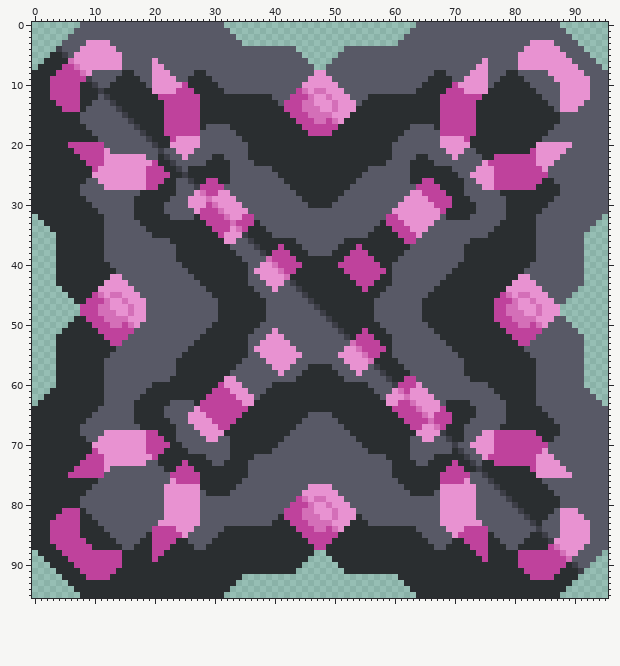
Two states of a sprite sheet, assets/sprites/blocks/core/Psy Cores/core-warden.png. The picture above was drawn from the file before the commit.
The file is 96x96 pixels.
After the commit:
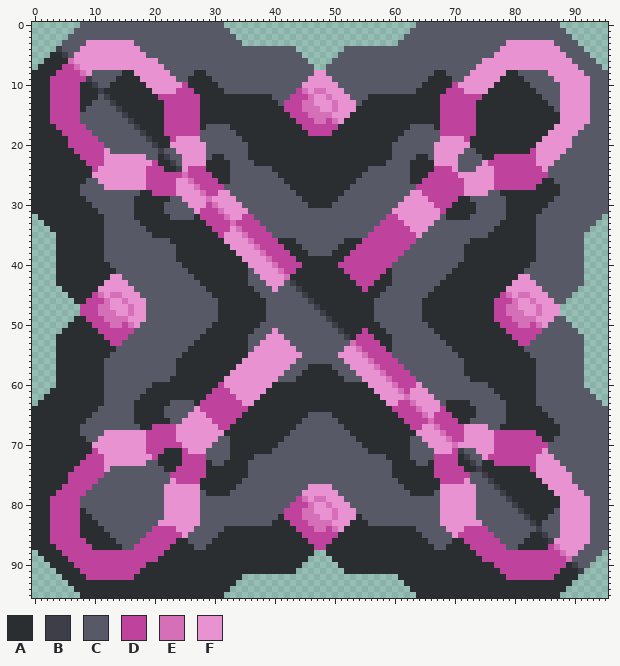
Palette (. is transparent): A #2a2e30  B #3d3e47  C #585966  D #bf429c  E #d46fb8  F #e892d1
Edits made:
Changed rows in their new state; - is an unchanged pixel.
first column x 3:
 3 ----------FFFF--------------------------------------------------------------FFFF----------
 4 -----------FFFF------------------------------------------------------------FFFF-----------
 5 ------------FFFF----------------------------------------------------------FFFF------------
 6 ------------FFFFF--------------------------------------------------------FFFFF------------
 7 ------------FFFFF--------------------------------------------------------FFFFF------------
 8 --------------FFF--------------------------------------------------------FFF--------------
 9 ---------------FF--------------------------------------------------------FF---------------
10 ----------------F--------------------------------------------------------F----------------
13 D----------------------------------------------------------------------------------------F
14 DD--------------------------------------------------------------------------------------FF
15 DDDDD--------------------------------------------------------------------------------FFFFF
16 DDDDD--------------------------------------------------------------------------------FFFFF
17 -DDDDD------------------------------------------------------------------------------FFFFF-
18 --DDDDD----------------------------------------------------------------------------FFFFF--
19 ---DDDDD--------------------------------------------------------------------------FFFFF---
20 -------------------------F--------------------------------------F-------------------------
21 ------------------------FF--------------------------------------FF------------------------
22 -----------------------FFF--------------------------------------FFF-----------------------
23 ----------------------FFFF--------------------------------------FFFF----------------------
24 ----------------------FDDD--------------------------------------DDDF----------------------
25 --------------------DDEDDDD------------------------------------DDDDDFF--------------------
26 -------------------DDFFEDD--------------------------------------DDDDDFF-------------------
27 ------------------DDDFFFE----------------------------------------DDDDFFF------------------
28 -----------------DDDDFFF------------------------------------------DDDFFFF-----------------
29 ----------------------F--------------------------------------------D----------------------
first column x 33:
33 ----D--------------------D----
34 ---DDD------------------DDD---
35 --EDDDD----------------DDDDD--
36 -FFEDDDD--------------DDDDDDD-
37 FFFFEDDD--------------DDDDDDDD
38 -FFFFED----------------DDDDDD-
39 --FFFF------------------DDDD--
40 ---FF--------------------DD---
first column x 33:
55 ---FF--------------------DD---
56 --FFFF------------------DDDD--
57 -FFFFFF----------------FEDDDD-
58 FFFFFFFF--------------FFFEDDDD
59 -FFFFFFF--------------FFFFEDD-
60 --FFFFF----------------FFFFE--
61 ---FFF------------------FFF---
62 ----F--------------------F----
first column x 3:
66 ----------------------F--------------------------------------------D----------------------
67 -----------------DDDDFFF------------------------------------------DDDFFFF-----------------
68 ------------------DDDFFFF----------------------------------------EDDDFFF------------------
69 -------------------DDFFFFF--------------------------------------FFEDDFF-------------------
70 --------------------DDFFFFF------------------------------------FFFFEFF--------------------
71 ----------------------DFFF--------------------------------------FFFD----------------------
72 ----------------------DDDD--------------------------------------DDDD----------------------
73 -----------------------DDD--------------------------------------DDD-----------------------
74 ------------------------DD--------------------------------------DD------------------------
75 -------------------------D--------------------------------------D-------------------------
76 ---DDDDD--------------------------------------------------------------------------FFFFF---
77 --DDDDD----------------------------------------------------------------------------FFFFF--
78 -DDDDD------------------------------------------------------------------------------FFFFF-
79 DDDDD--------------------------------------------------------------------------------FFFFF
80 DDDDD--------------------------------------------------------------------------------FFFFF
81 DD--------------------------------------------------------------------------------------FF
82 D----------------------------------------------------------------------------------------F
85 ----------------D--------------------------------------------------------D----------------
86 ---------------DD--------------------------------------------------------DD---------------
87 --------------DDD--------------------------------------------------------DDD--------------
88 ------------DDDDD--------------------------------------------------------DDDDD------------
89 ------------DDDDD--------------------------------------------------------DDDDD------------
90 ------------DDDD----------------------------------------------------------DDDD------------
91 -----------DDDD------------------------------------------------------------DDDD-----------
92 ----------DDDD--------------------------------------------------------------DDDD----------
